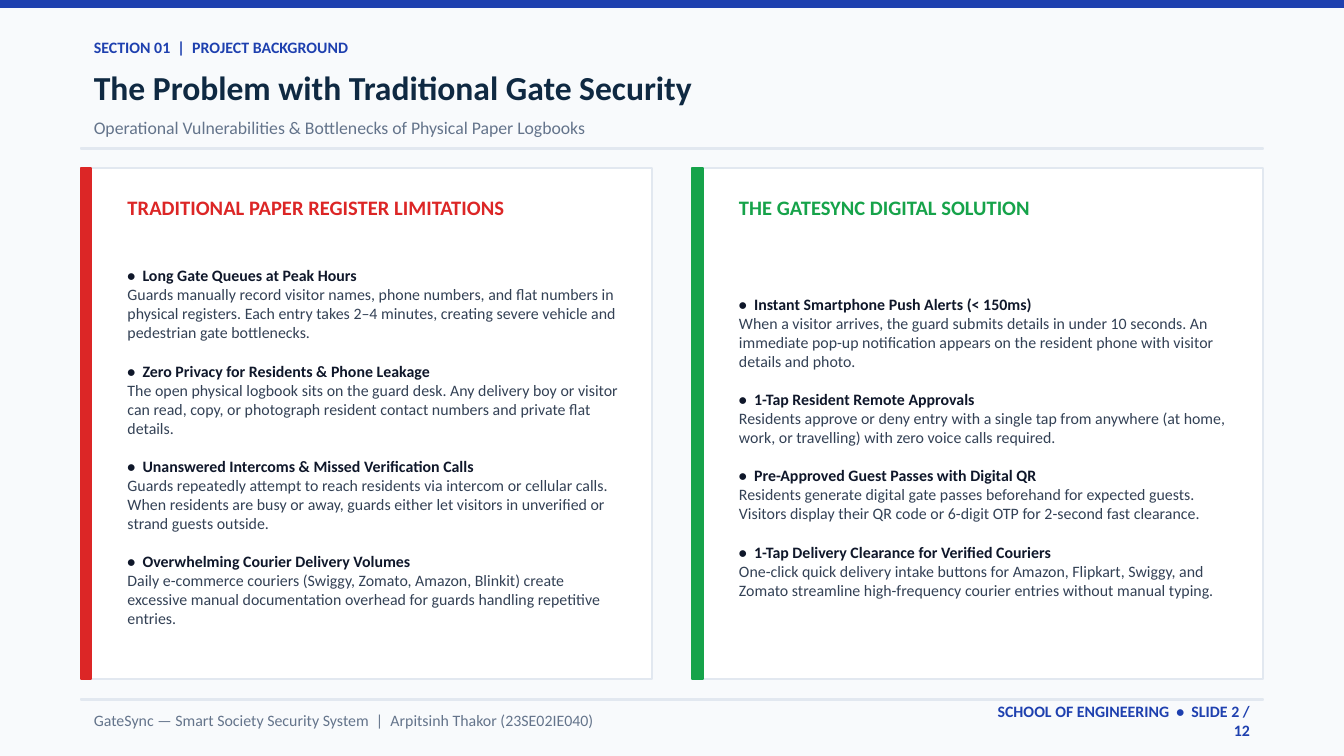
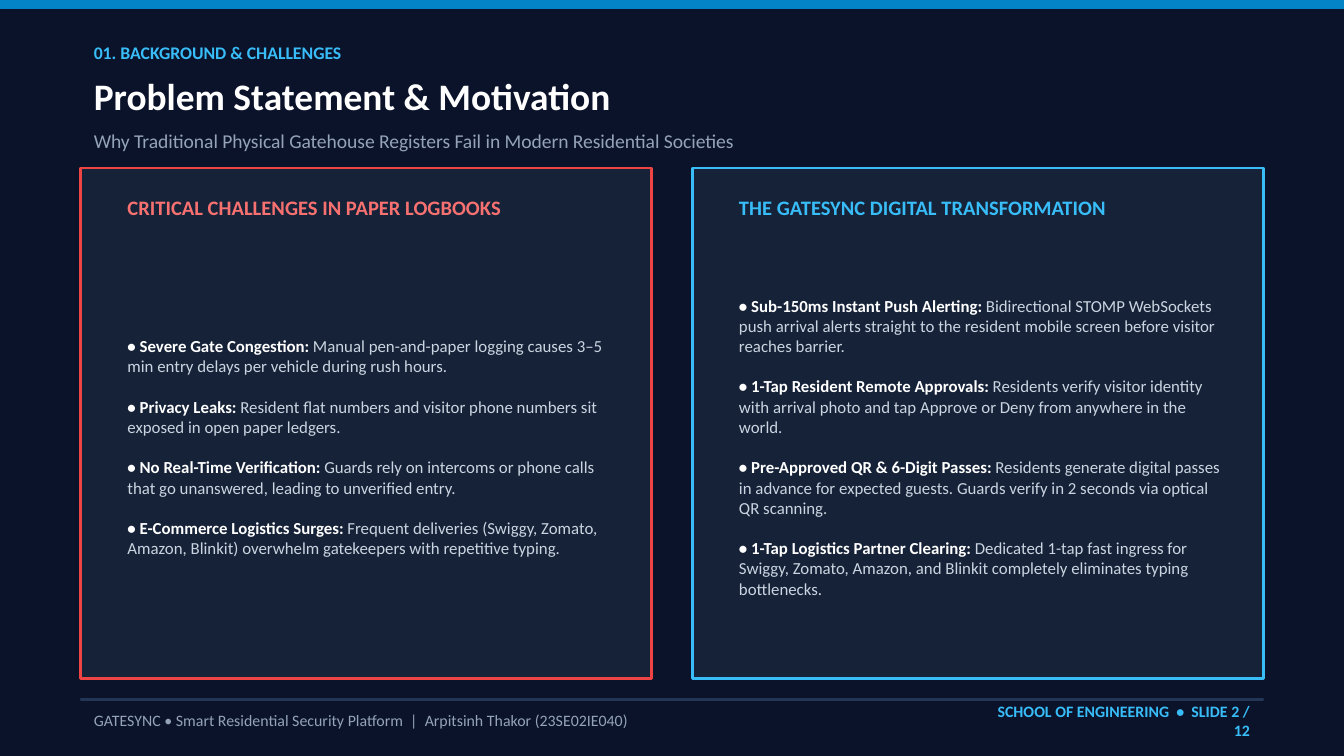
Before and after one commit to arpitthakor28/sms1, a slide deck: slide 2 of GateSync_Project_Presentation.pptx. Drawn at 1344x756 pixels with LibreOffice and Linux fonts; fonts in the diff are those of the drawing. Boxes give left, top, right and bottom in pixels: in the first picture for what was removed or moved away, otherwise in the second. Text is boxed around its words. In the diff, an @@ line names an element or a change of style, - is before the commit and + after.

Commit message:
Update presentation: restore second PPT context with Final Year Project, AY 2026-2027, School of Engineering, and Full Stack Dev - Java

```diff
--- a/GateSync_Project_Presentation.pptx
+++ b/GateSync_Project_Presentation.pptx
@@ background #F8FAFC to #0B132B @@
@@ rectangle at <box>0,0,1344,8</box>: fill #1E40AF to #0284C7; outline #1E40AF 1 pt to #0284C7 1 pt @@
@@ text at <box>94,47,342,59</box>: text changed; size 8.5 to 9.5 pt; text colour #1E40AF to #38BDF8 @@
-SECTION 01 | PROJECT BACKGROUND
+01. BACKGROUND & CHALLENGES
@@ text at <box>94,83,610,111</box>: text changed; size 18 to 20 pt; text colour #0F2942 to #FFFFFF @@
-The Problem with Traditional Gate Security
+Problem Statement & Motivation
@@ rectangle removed at <box>81,148,1263,149</box> @@
@@ text at <box>94,134,734,152</box>: text changed; size 9.5 to 10.5 pt; text colour #64748B to #94A3B8 @@
-Operational Vulnerabilities & Bottlenecks of Physical Paper Logbooks
+Why Traditional Physical Gatehouse Registers Fail in Modern Residential Societies
@@ rectangle at <box>81,168,652,679</box>: fill #FFFFFF to #162238; outline #E2E8F0 1 pt to #EF4444 1.5 pt @@
@@ rectangle removed at <box>81,168,91,679</box> @@
@@ rectangle at <box>692,168,1263,679</box>: fill #FFFFFF to #162238; outline #E2E8F0 1 pt to #38BDF8 1.5 pt @@
@@ rectangle removed at <box>692,168,703,679</box> @@
@@ text at <box>127,201,501,215</box>: text changed; text colour #DC2626 to #F87171 @@
-TRADITIONAL PAPER REGISTER LIMITATIONS
+CRITICAL CHALLENGES IN PAPER LOGBOOKS
@@ text at <box>739,201,1105,215</box>: text changed; text colour #16A34A to #38BDF8 @@
-THE GATESYNC DIGITAL SOLUTION
+THE GATESYNC DIGITAL TRANSFORMATION
@@ text at <box>739,300,1220,595</box>: text changed; size 8.5 to 9 pt; text colour #334155 to #CBD5E1 @@
-• Instant Smartphone Push Alerts (< 150ms)
-When a visitor arrives, the guard submits details in under 10 seconds. An immediate pop-up notification appears on the resident phone with visitor details and photo.
-• 1-Tap Resident Remote Approvals
-Residents approve or deny entry with a single tap from anywhere (at home, work, or travelling) with zero voice calls required.
-• Pre-Approved Guest Passes with Digital QR
-Residents generate digital gate passes beforehand for expected guests. Visitors display their QR code or 6-digit OTP for 2-second fast clearance.
-• 1-Tap Delivery Clearance for Verified Couriers
-One-click quick delivery intake buttons for Amazon, Flipkart, Swiggy, and Zomato streamline high-frequency courier entries without manual typing.
+• Sub-150ms Instant Push Alerting: Bidirectional STOMP WebSockets push arrival alerts straight to the resident mobile screen before visitor reaches barrier.
+• 1-Tap Resident Remote Approvals: Residents verify visitor identity with arrival photo and tap Approve or Deny from anywhere in the world.
+• Pre-Approved QR & 6-Digit Passes: Residents generate digital passes in advance for expected guests. Guards verify in 2 seconds via optical QR scanning.
+• 1-Tap Logistics Partner Clearing: Dedicated 1-tap fast ingress for Swiggy, Zomato, Amazon, and Blinkit completely eliminates typing bottlenecks.
@@ text at <box>127,340,602,557</box>: text changed; size 8.5 to 9 pt; text colour #334155 to #CBD5E1 @@
-• Long Gate Queues at Peak Hours
-Guards manually record visitor names, phone numbers, and flat numbers in physical registers. Each entry takes 2–4 minutes, creating severe vehicle and pedestrian gate bottlenecks.
-• Zero Privacy for Residents & Phone Leakage
-The open physical logbook sits on the guard desk. Any delivery boy or visitor can read, copy, or photograph resident contact numbers and private flat details.
-• Unanswered Intercoms & Missed Verification Calls
-Guards repeatedly attempt to reach residents via intercom or cellular calls. When residents are busy or away, guards either let visitors in unverified or strand guests outside.
-• Overwhelming Courier Delivery Volumes
-Daily e-commerce couriers (Swiggy, Zomato, Amazon, Blinkit) create excessive manual documentation overhead for guards handling repetitive entries.
+• Severe Gate Congestion: Manual pen-and-paper logging causes 3–5 min entry delays per vehicle during rush hours.
+• Privacy Leaks: Resident flat numbers and visitor phone numbers sit exposed in open paper ledgers.
+• No Real-Time Verification: Guards rely on intercoms or phone calls that go unanswered, leading to unverified entry.
+• E-Commerce Logistics Surges: Frequent deliveries (Swiggy, Zomato, Amazon, Blinkit) overwhelm gatekeepers with repetitive typing.
@@ rectangle at <box>81,699,1263,700</box>: fill #E2E8F0 to #243656; outline #E2E8F0 1 pt to #243656 1 pt @@
@@ text at <box>94,715,628,729</box>: text changed; text colour #64748B to #94A3B8 @@
-GateSync — Smart Society Security System | Arpitsinh Thakor (23SE02IE040)
+GATESYNC • Smart Residential Security Platform | Arpitsinh Thakor (23SE02IE040)
@@ text "SCHOOL OF ENGINEERING • SLIDE ..." at <box>998,706,1250,736</box>: text colour #1E40AF to #38BDF8 @@
```
Also in this commit, not shown: 3 other slides changed, 8 slides added, 8 slides removed, 7 other files.
